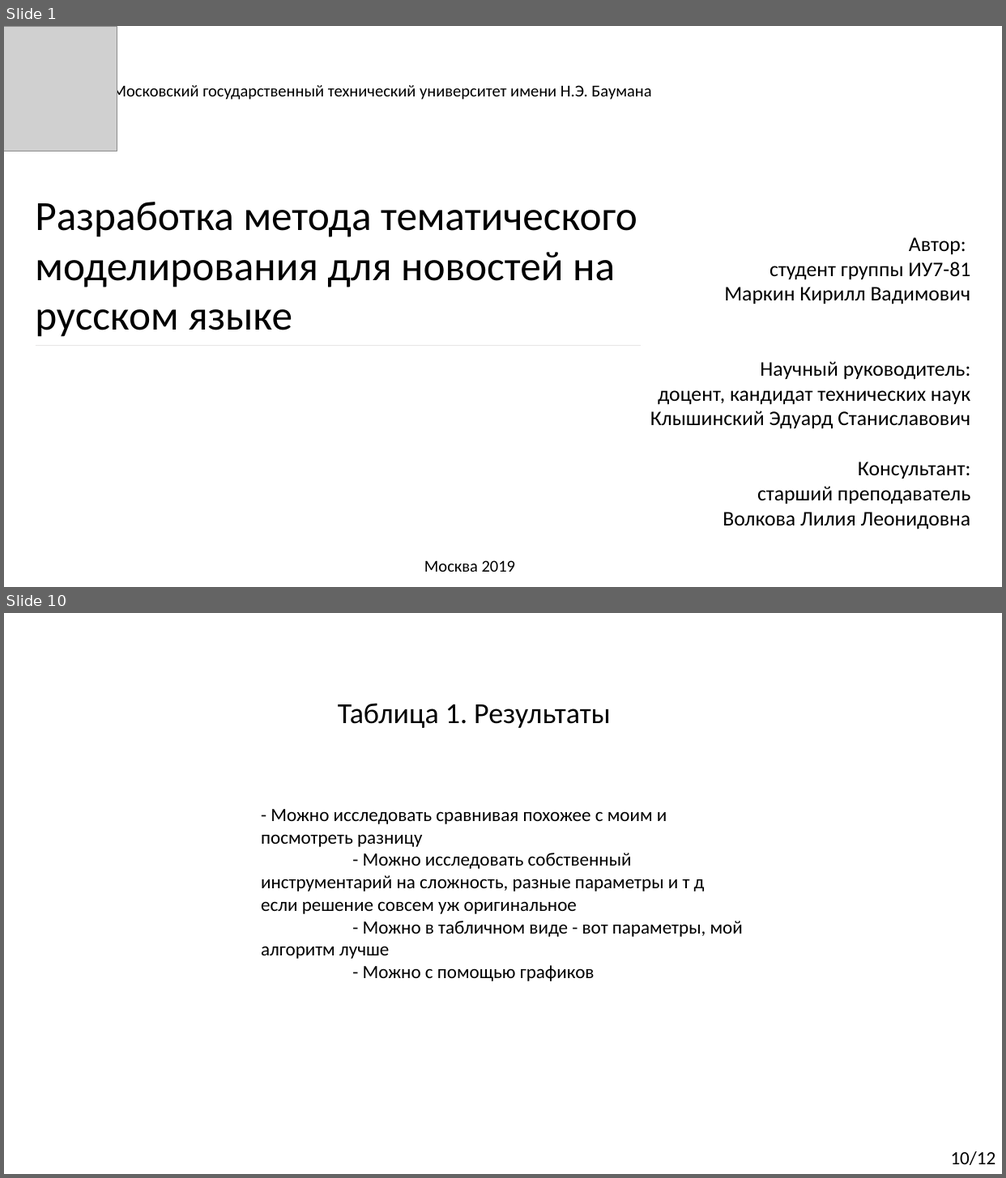
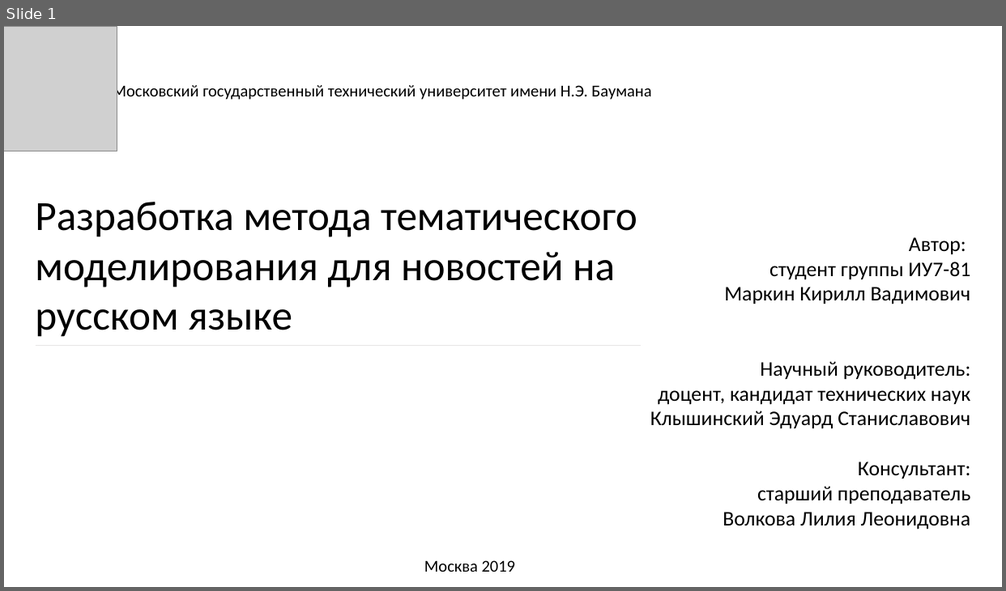
Before and after one commit to Kirmark/bachelor-qualification-work, a slide deck: presentation/presentation.pptx. Shown one above the other, each under a label of ours: slides 1 and 10 before the commit, slide 1 after it; the slides between them are not shown. The pictures are 1006x1178 and 1006x591 pixels, drawn with LibreOffice and Linux fonts; fonts in the diff are those of the drawing; grey boxes stand for pictures. Boxes give left, top, right and bottom in pixels: in the first picture for what was removed or moved away, otherwise in the second. Text is boxed around its words. In the diff, an @@ line names an element or a change of style, - is before the commit and + after.

```diff
--- a/presentation/presentation.pptx
+++ b/presentation/presentation.pptx
@@ slide 10 removed at [4, 613, 1002, 1174], background #FFFFFF @@
@@ text removed at [338, 703, 611, 728] @@
-Таблица 1. Результаты
@@ text removed at [261, 809, 743, 982] @@
-- Можно исследовать сравнивая похожее с моим и посмотреть разницу
-- Можно исследовать собственный инструментарий на сложность, разные параметры и т д если решение совсем уж оригинальное
-- Можно в табличном виде - вот параметры, мой алгоритм лучше
-- Можно с помощью графиков
@@ text removed at [951, 1152, 996, 1165] @@
-10/12
```
Also in this commit, not shown: 8 slides changed, 4 slides added, 2 other slides removed, 7 other files.
